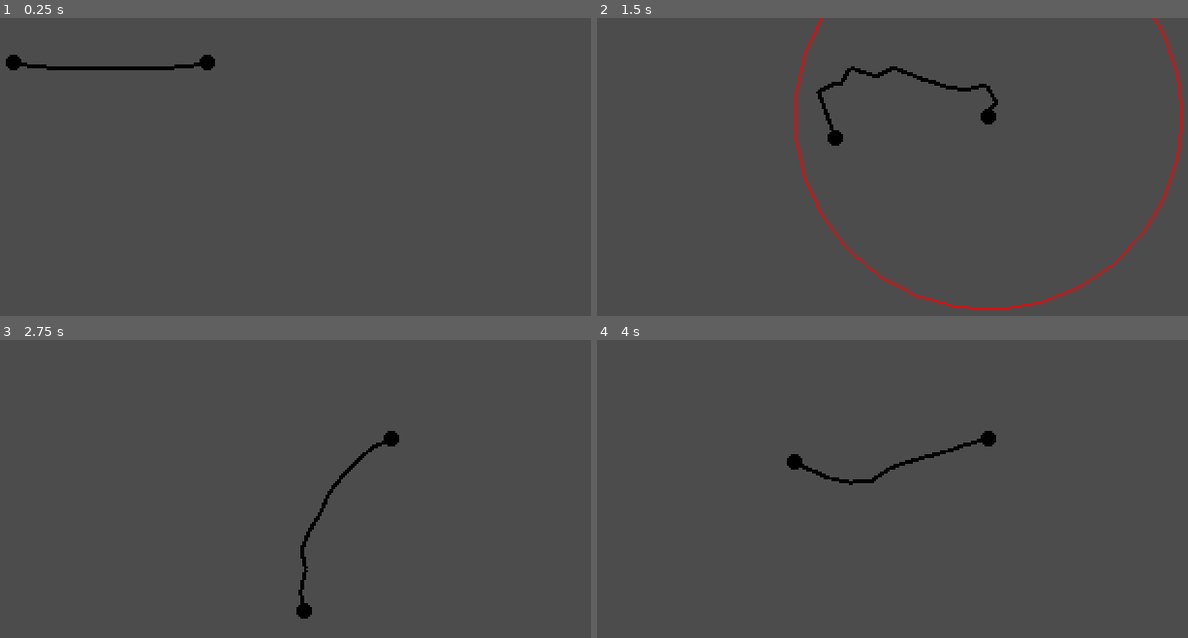
Above: before the commit, frames 1-4 (two rows, left to right).
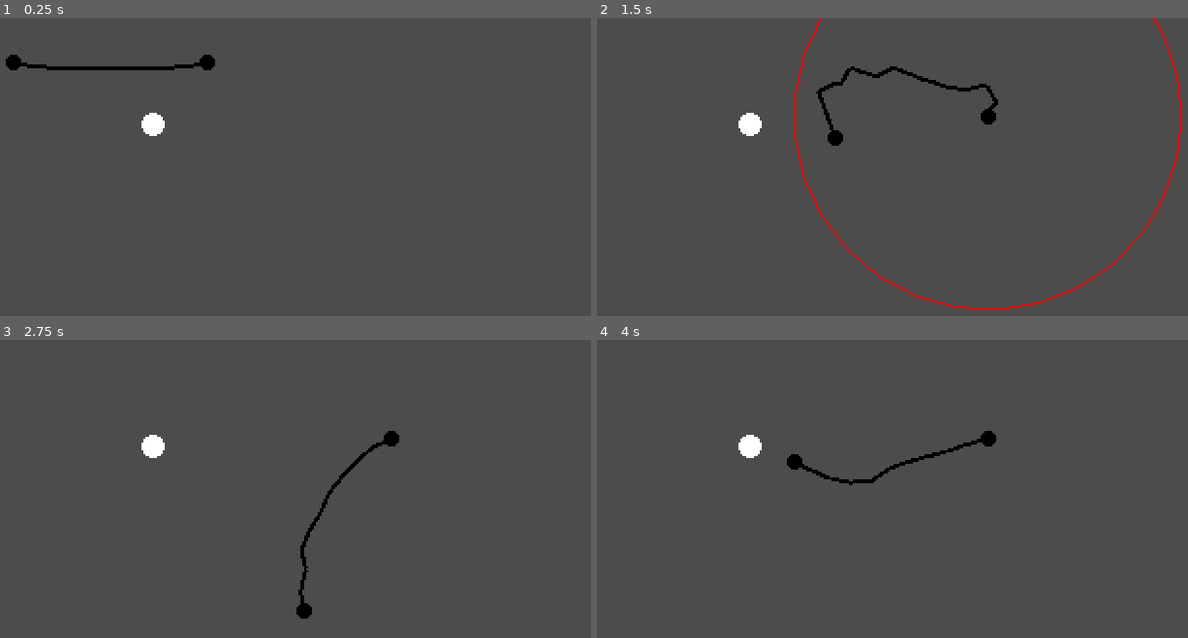
Above: after the commit, the same moments.

Repository: leogeier/faraday-uncaged
Game: Godot game, scene res://scenes/leo_test_scene.tscn
The game is run twice, just before and just after one commit, with the same random seed, the same clock (stepped at 60 frames per second) and the same inputs.
Inputs (mouse positions are in pixels of both pictures, inside the frame that each line leads up to):
- Up to frame 1 (0.25 s): no input
- Up to frame 2 (1.5 s): drag from (608, 62) to (1016, 125) at 0.52 s; drag from (803, 62) to (898, 289) at 1.27 s
- Up to frame 3 (2.75 s): move the mouse to (419, 447) at 2.02 s; click (419, 447) at 2.17 s
- Up to frame 4 (4 s): drag from (898, 611) to (709, 474) at 2.77 s; move the mouse to (1170, 590) at 3.52 s; click (1170, 590) at 3.67 s

The runs differ from the first frame. In frame 1, 0.2% of the frame differs, in the area x 23-28%, y 31-40%; in frame 2, 0.2%; in frame 3, 0.2%; in frame 4, 0.2%.

Commit message:
add port class

Diff:
--- a/game/project.godot
+++ b/game/project.godot
@@ -46,8 +46,8 @@
 
 window/size/width=400
 window/size/height=200
-window/size/test_width=400
-window/size/test_height=200
+window/size/test_width=1600
+window/size/test_height=800
 window/stretch/mode="viewport"
 window/stretch/aspect="keep"
 
--- a/game/scenes/cable/plug.tscn
+++ b/game/scenes/cable/plug.tscn
@@ -1,13 +1,13 @@
-[gd_scene load_steps=4 format=2]
+[gd_scene load_steps=5 format=2]
 
 [ext_resource path="res://scenes/cable/plug.png" type="Texture" id=1]
 [ext_resource path="res://scenes/cable/plug.gd" type="Script" id=2]
+[ext_resource path="res://scenes/cable/plug_Area2D.gd" type="Script" id=3]
 
 [sub_resource type="CircleShape2D" id=1]
 radius = 5.0
 
 [node name="Plug" type="StaticBody2D"]
-collision_mask = 0
 input_pickable = true
 script = ExtResource( 2 )
 
@@ -18,3 +18,9 @@
 
 [node name="CollisionShape2D" type="CollisionShape2D" parent="."]
 shape = SubResource( 1 )
+
+[node name="Area2D" type="Area2D" parent="." groups=["plug"]]
+script = ExtResource( 3 )
+
+[node name="CollisionShape2D2" type="CollisionShape2D" parent="Area2D"]
+shape = SubResource( 1 )
--- /dev/null
+++ b/game/scenes/cable/plug_Area2D.gd
@@ -0,0 +1,4 @@
+extends Area2D
+
+func get_plug():
+	return $".."
--- a/game/scenes/leo_test_scene.tscn
+++ b/game/scenes/leo_test_scene.tscn
@@ -1,8 +1,12 @@
-[gd_scene load_steps=2 format=2]
+[gd_scene load_steps=3 format=2]
 
 [ext_resource path="res://scenes/cable/cable.tscn" type="PackedScene" id=1]
+[ext_resource path="res://scenes/port/port.tscn" type="PackedScene" id=2]
 
 [node name="Node2D" type="Node2D"]
+
+[node name="Port" parent="." instance=ExtResource( 2 )]
+position = Vector2( 102, 55 )
 
 [node name="Cable" parent="." instance=ExtResource( 1 )]
 position = Vector2( 30, 23 )
--- /dev/null
+++ b/game/scenes/port/port.gd
@@ -0,0 +1,13 @@
+extends Node2D
+
+var plug
+
+func on_area_entered(area):
+	if !is_used() and area.is_in_group("plug"):
+		modulate = Color.green
+
+func on_area_exited(area):
+	print(area)
+
+func is_used():
+	return plug != null
--- /dev/null
+++ b/game/scenes/port/port.tscn
@@ -0,0 +1,22 @@
+[gd_scene load_steps=4 format=2]
+
+[ext_resource path="res://scenes/cable/plug.png" type="Texture" id=1]
+[ext_resource path="res://scenes/port/port.gd" type="Script" id=2]
+
+[sub_resource type="CircleShape2D" id=1]
+radius = 8.0
+
+[node name="Port" type="Node2D"]
+script = ExtResource( 2 )
+
+[node name="Sprite" type="Sprite" parent="."]
+scale = Vector2( 0.6, 0.6 )
+texture = ExtResource( 1 )
+
+[node name="Area2D" type="Area2D" parent="."]
+
+[node name="CollisionShape2D" type="CollisionShape2D" parent="Area2D"]
+shape = SubResource( 1 )
+
+[connection signal="area_entered" from="Area2D" to="." method="on_area_entered"]
+[connection signal="area_exited" from="Area2D" to="." method="on_area_exited"]
